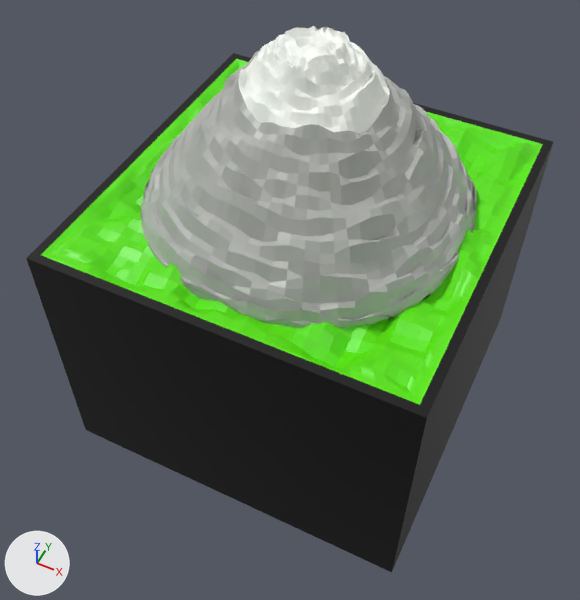
Two versions of the OBJ model SapSap/Assets/terrain models/mountain.obj, one commit apart.
The view is the same before and after, from a camera (50 mm lens) standing at (1.38, -2.98, 2.9) and looking at (0.02, -0.28, -0.48). The lights are fixed; the arrows at lower left show +X, +Y and +Z. Where no turn or scale is listed for an object, it has been applied to the vertices.
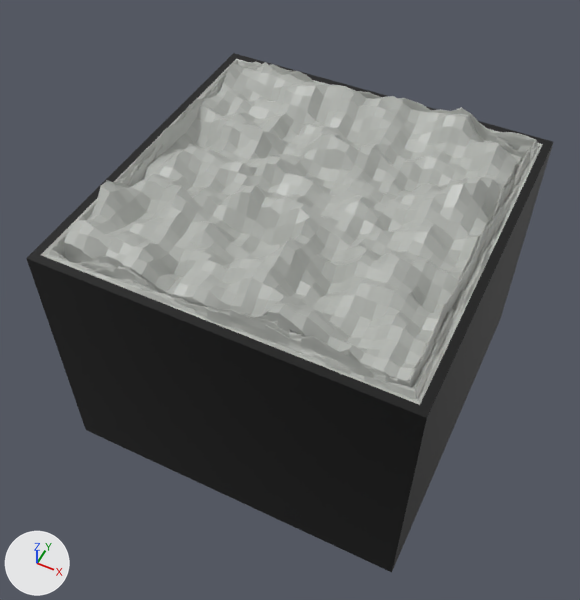
The change, as a list of edits to the scene's bpy script:
```text
Change me_cube_001:
    used by ob_cube_001; location = (0.0, 0.0, 0.0)
    remove me_cube_001.from_pydata(...)  # 18434 vertices, 18432 faces; spans x -1.05..1.05, y -1.05..1.05, z -1.49..0.13
    add me_cube_001.from_pydata(...)  # 18434 vertices, 18432 faces; spans x -1.05..1.05, y -1.05..1.05, z -1.49..0.22
    me_cube_001 part 1: 4068 of 18434 vertices moved; they spanned x -0.99..0.99, y -0.99..0.99, z -0.05..0.13 and now span x -0.99..0.99, y -0.99..0.99, z -0.07..0.22; mean shift (0.0, 0.0, 0.03); largest move (-0.91, -0.57, -0.01) -> (-0.91, -0.57, 0.22)
    me_cube_001 part 2: edges marked sharp go from 9824 to 10612
    me_cube_001 part 3: all 5120 faces that had it switch from mat_material (green #5ce700) to mat_material_002 (grey #b3b6b1)
Remove ob_cube:
    ob_cube = bpy.data.objects.new('Cube', me_cube)
    ob_cube.location = (0.0, 0.0, 0.0)
```

Boxes (x1, y1, x2, y2) around the edits, measured in the pictures (580 x 600 px; the box of a moved part takes in the faces that stretch with it):
'Cube.001', recoloured, reshaped, shading changed (green to grey)
    both: (26, 53, 553, 572)
'Cube', deleted
    before: (141, 26, 476, 328)
    faces in mat_material_002 (grey #b3b6b1): (141, 50, 476, 328)
    faces in mat_material_003 (white #fcfff8): (238, 26, 390, 134)
part 1 of me_cube_001, moved or reshaped
    before: (49, 60, 540, 403)
    after: (48, 59, 539, 403)
part 2 of me_cube_001, shading changed
    both: (26, 53, 553, 572)
part 3 of me_cube_001, recoloured (green to grey)
    both: (41, 59, 543, 405)
